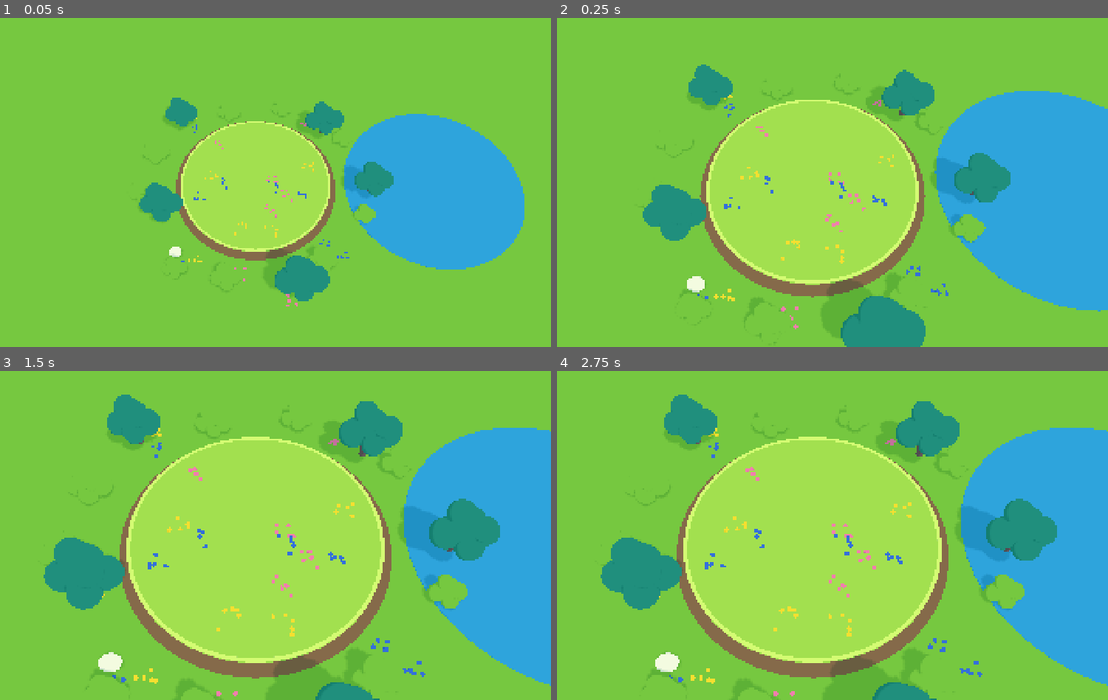
Above: before the commit, frames 1-4 (two rows, left to right).
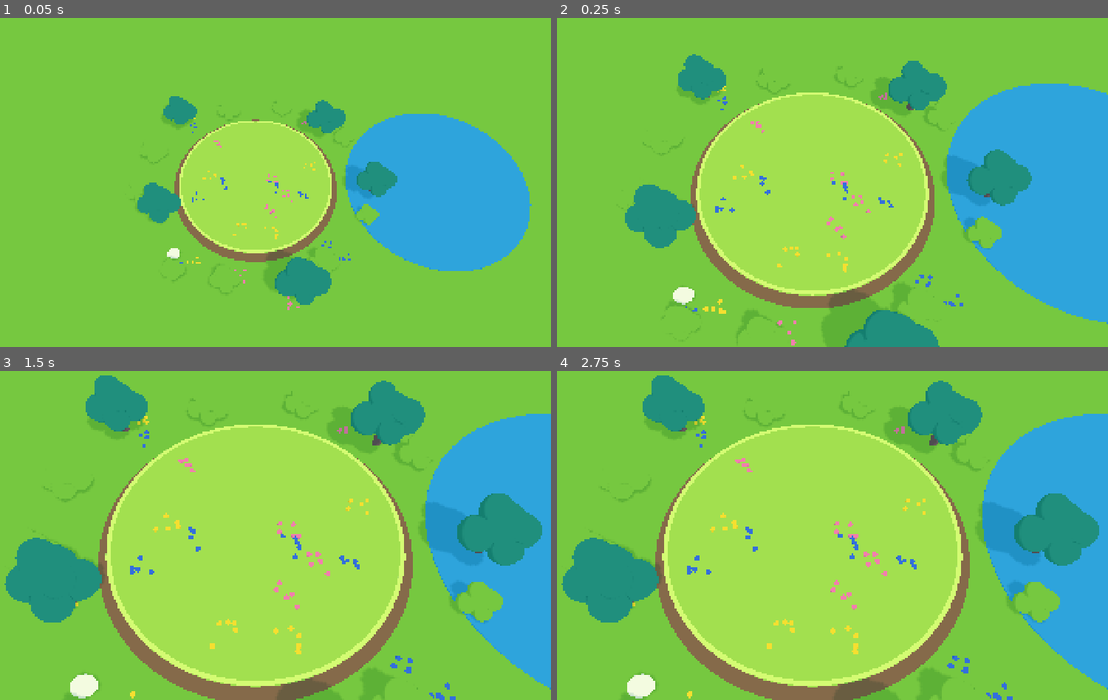
Above: after the commit, the same moments.

Repository: UICHEOL-HWANG/TheBrawlGuys
Game: Godot game, scene res://src/main/main.tscn
Two runs of this game, one before a commit and one after it. Both use one fixed random seed, a clock stepped at 60 frames per second and the inputs below.
Inputs (mouse positions are in pixels of both pictures, inside the frame that each line leads up to):
- Up to frame 1 (0.05 s): no input
- Up to frame 2 (0.25 s): no input
- Up to frame 3 (1.5 s): tap Enter at 0.5 s; move the mouse to (385, 519) at 0.52 s; hold D 0.53-1.25 s; hold Shift 0.53-1.25 s; click (385, 519) at 0.67 s; tap Space at 0.77 s; drag from (137, 551) to (225, 601) at 1.27 s
- Up to frame 4 (2.75 s): tap Space at 2 s; move the mouse to (871, 459) at 2.02 s; hold D from 2.03 s (still down); tap Ctrl at 2.1 s

The runs differ from the first frame. In frame 1, 2.6% of the frame differs, in the area x 24-97%, y 23-89%; in frame 2, 15%; in frame 3, 28%, in the area x 0-100%, y 1-100%; in frame 4, 28%.

Commit message:
feat: add knockback-scaled shake, hit puffs and aspect-aware framing
Co-Authored-By: Claude Sonnet 5.5 <noreply@anthropic.com>

Diff:
--- a/src/render/camera_framing.gd
+++ b/src/render/camera_framing.gd
@@ -3,7 +3,10 @@
 ## Pure framing math for GD-CAM-01: where to look and how far back to stand.
 
 
-static func compute(targets: PackedVector3Array, margin: float, zoom_min: float, zoom_max: float, fov_deg: float) -> Dictionary:
+## x fits the horizontal FOV (vertical FOV widened by the aspect ratio); z is foreshortened by
+## the camera pitch. Defaults (aspect 1, pitch 90) reproduce the old single-extent behavior.
+static func compute(targets: PackedVector3Array, margin: float, zoom_min: float, zoom_max: float,
+		fov_deg: float, aspect: float = 1.0, pitch_deg: float = 90.0) -> Dictionary:
 	if targets.is_empty():
 		return {"center": Vector3.ZERO, "distance": zoom_min}
 	var lo := targets[0]
@@ -11,6 +14,9 @@
 	for p: Vector3 in targets:
 		lo = lo.min(p)
 		hi = hi.max(p)
-	var half_extent := maxf(hi.x - lo.x, hi.z - lo.z) * 0.5 + margin
-	var distance := half_extent / tan(deg_to_rad(fov_deg) * 0.5)
-	return {"center": (lo + hi) * 0.5, "distance": clampf(distance, zoom_min, zoom_max)}
+	var half_x := (hi.x - lo.x) * 0.5 + margin
+	var half_z := (hi.z - lo.z) * 0.5 + margin
+	var t := tan(deg_to_rad(fov_deg) * 0.5)
+	var dist_x := half_x / (t * maxf(aspect, 0.01))
+	var dist_z := half_z * sin(deg_to_rad(pitch_deg)) / t
+	return {"center": (lo + hi) * 0.5, "distance": clampf(maxf(dist_x, dist_z), zoom_min, zoom_max)}
--- a/src/render/camera_rig.gd
+++ b/src/render/camera_rig.gd
@@ -6,6 +6,7 @@
 var _camera: Camera3D
 var _center: Vector3 = Vector3.ZERO
 var _distance: float = 0.0
+var _shake_offset: Vector3 = Vector3.ZERO
 
 
 func setup(config: GameConfig) -> void:
@@ -17,7 +18,10 @@
 
 
 func follow(targets: PackedVector3Array, delta: float) -> void:
-	var frame := CameraFraming.compute(targets, _config.cam_margin, _config.cam_zoom_min, _config.cam_zoom_max, _config.cam_fov)
+	var vp := get_viewport().get_visible_rect().size
+	var aspect := vp.x / maxf(vp.y, 1.0)
+	var frame := CameraFraming.compute(targets, _config.cam_margin, _config.cam_zoom_min,
+			_config.cam_zoom_max, _config.cam_fov, aspect, _config.cam_pitch)
 	var target_center: Vector3 = frame["center"]
 	var target_distance: float = frame["distance"]
 	var k := 1.0 - exp(-_config.cam_smooth * delta)
@@ -28,3 +32,8 @@
 	_camera.fov = _config.cam_fov
 	_camera.position = _center + Vector3(0.0, sin(pitch), cos(pitch)) * _distance
 	_camera.look_at(_center, Vector3.UP)
+	_camera.position += _shake_offset
+
+
+func set_shake_offset(offset: Vector3) -> void:
+	_shake_offset = offset
--- /dev/null
+++ b/src/render/feel/feel_director.gd
@@ -0,0 +1,32 @@
+class_name FeelDirector
+extends Node3D
+## Turns sim events into game feel (design.md §9): hit puffs sized by knockback, screen shake that
+## starts when hitstop ends, a full-strength shake on ring-out. Render-side only.
+
+var _config: GameConfig
+var _camera: CameraRig
+var _shake: ShakeModel
+
+
+func setup(config: GameConfig, camera: CameraRig) -> void:
+	_config = config
+	_camera = camera
+	_shake = ShakeModel.new(config)
+
+
+func on_events(events: Array) -> void:
+	for e: Dictionary in events:
+		match String(e["type"]):
+			"hit":
+				var kb: float = e["knockback"]
+				var spark := HitSpark.new()
+				add_child(spark)
+				spark.play(e["pos"], kb >= _config.spark_large_threshold)
+				_shake.add(kb, float(e["hitstop_ticks"]) / SimTime.TICK_RATE)
+			"ringout":
+				_shake.add(_config.shake_max / maxf(_config.shake_per_knockback, 0.0001), 0.0)
+
+
+func _process(delta: float) -> void:
+	if _shake != null and _camera != null:
+		_camera.set_shake_offset(_shake.update(delta))
--- /dev/null
+++ b/src/render/feel/hit_spark.gd
@@ -0,0 +1,50 @@
+class_name HitSpark
+extends Node3D
+## Hit puff v1 (design.md DS-VFX-01): a soft glow puff that swells and shrinks away; large hits
+## add a burst of petals. Round shapes only (no sharp spark lines). Frees itself when done.
+
+const SMALL_SCALE := 0.6
+const LARGE_SCALE := 1.2
+const START_SCALE := 0.2
+const PETAL_COUNT := 12
+const PETAL_SIZE := 0.08
+const PETAL_SPEED := 4.0
+const PETAL_GRAVITY := Vector3(0, -9.0, 0)
+const PETAL_LIFETIME := 0.6
+const LIFETIME := 0.8
+
+
+func play(at: Vector3, large: bool) -> void:
+	position = at
+	var puff := MeshInstance3D.new()
+	puff.mesh = SphereMesh.new()
+	puff.material_override = ToonMaterials.toon(DS.GLOW)
+	puff.scale = Vector3.ONE * START_SCALE
+	add_child(puff)
+	var peak := LARGE_SCALE if large else SMALL_SCALE
+	var tw := create_tween()
+	tw.tween_property(puff, "scale", Vector3.ONE * peak, DS.MOTION_FAST).set_ease(Tween.EASE_OUT)
+	tw.tween_property(puff, "scale", Vector3.ZERO, DS.MOTION_BASE).set_ease(Tween.EASE_IN)
+	if large:
+		add_child(_petals())
+	get_tree().create_timer(LIFETIME).timeout.connect(queue_free)
+
+
+func _petals() -> CPUParticles3D:
+	var p := CPUParticles3D.new()
+	var petal := SphereMesh.new()
+	petal.radius = PETAL_SIZE
+	petal.height = PETAL_SIZE * 2.0
+	petal.material = ToonMaterials.toon(DS.PETAL_PINK)
+	p.mesh = petal
+	p.amount = PETAL_COUNT
+	p.one_shot = true
+	p.explosiveness = 1.0
+	p.lifetime = PETAL_LIFETIME
+	p.direction = Vector3.UP
+	p.spread = 180.0
+	p.initial_velocity_min = PETAL_SPEED * 0.5
+	p.initial_velocity_max = PETAL_SPEED
+	p.gravity = PETAL_GRAVITY
+	p.emitting = true
+	return p
--- /dev/null
+++ b/src/render/feel/shake_model.gd
@@ -0,0 +1,44 @@
+class_name ShakeModel
+extends RefCounted
+## Screen shake (design.md GD-FEEL-02): amplitude = min(knockback x shake_per_knockback, shake_max),
+## starting when hitstop ends, decaying exponentially. Deterministic sine pattern, no randomness.
+
+## Incommensurate frequencies (Hz) so the offset never settles into a visible loop.
+const FREQ_X := 41.0
+const FREQ_Y := 53.0
+const FREQ_PHASE := 1.3
+
+var _config: GameConfig
+var _amplitude: float = 0.0
+var _time: float = 0.0
+## Pending shakes as Vector2(seconds_until_start, amplitude).
+var _pending: Array[Vector2] = []
+
+
+func _init(p_config: GameConfig) -> void:
+	_config = p_config
+
+
+func add(knockback: float, delay_seconds: float) -> void:
+	var amp := minf(knockback * _config.shake_per_knockback, _config.shake_max)
+	_pending.append(Vector2(delay_seconds, amp))
+
+
+func amplitude() -> float:
+	return _amplitude
+
+
+func update(delta: float) -> Vector3:
+	var still: Array[Vector2] = []
+	for p: Vector2 in _pending:
+		var left := p.x - delta
+		if left <= 0.0:
+			_amplitude = maxf(_amplitude, p.y)
+		else:
+			still.append(Vector2(left, p.y))
+	_pending = still
+	_amplitude *= exp(-_config.shake_decay * delta) if delta > 0.0 else 1.0
+	_time += delta
+	if _amplitude <= 0.0:
+		return Vector3.ZERO
+	return Vector3(sin(_time * FREQ_X), sin(_time * FREQ_Y + FREQ_PHASE), 0.0) * _amplitude
--- a/tests/unit/test_camera_framing.gd
+++ b/tests/unit/test_camera_framing.gd
@@ -25,3 +25,25 @@
 	assert_eq(CameraFraming.compute(far, 0.0, 10.0, 40.0, 40.0)["distance"], 40.0)
 	var near := PackedVector3Array([Vector3.ZERO, Vector3(0.1, 0, 0)])
 	assert_eq(CameraFraming.compute(near, 0.0, 10.0, 40.0, 40.0)["distance"], 10.0)
+
+
+func test_wide_aspect_fits_x_with_less_distance() -> void:
+	var pts := PackedVector3Array([Vector3(-4, 0, 0), Vector3(4, 0, 0)])
+	var square := CameraFraming.compute(pts, 0.0, 0.0, 1000.0, 90.0, 1.0, 90.0)
+	var wide := CameraFraming.compute(pts, 0.0, 0.0, 1000.0, 90.0, 2.0, 90.0)
+	assert_almost_eq(square["distance"], 4.0, 0.0001)
+	assert_almost_eq(wide["distance"], 2.0, 0.0001, "horizontal half-FOV tangent doubles")
+
+
+func test_pitch_shrinks_depth_extent() -> void:
+	var pts := PackedVector3Array([Vector3(0, 0, -4), Vector3(0, 0, 4)])
+	var f := CameraFraming.compute(pts, 0.0, 0.0, 1000.0, 90.0, 1.0, 30.0)
+	assert_almost_eq(f["distance"], 4.0 * sin(deg_to_rad(30.0)), 0.0001)
+
+
+func test_launched_fighter_stays_framed_with_default_limits() -> void:
+	var c := GameConfig.new()
+	# a fighter 15 m past a 10 m arena edge, the other at the far edge
+	var pts := PackedVector3Array([Vector3(25, 0, 0), Vector3(-10, 0, 0)])
+	var f := CameraFraming.compute(pts, c.cam_margin, c.cam_zoom_min, c.cam_zoom_max, c.cam_fov, 16.0 / 9.0, c.cam_pitch)
+	assert_lt(f["distance"], c.cam_zoom_max, "not clamped: the whole spread fits")
--- /dev/null
+++ b/tests/unit/test_shake_model.gd
@@ -0,0 +1,35 @@
+extends GutTest
+
+
+func test_amplitude_scales_with_knockback_and_caps() -> void:
+	var c := GameConfig.new()
+	var s := ShakeModel.new(c)
+	s.add(10.0, 0.0)
+	s.update(0.0)
+	assert_almost_eq(s.amplitude(), 10.0 * c.shake_per_knockback, 0.0001)
+	var big := ShakeModel.new(c)
+	big.add(1000.0, 0.0)
+	big.update(0.0)
+	assert_almost_eq(big.amplitude(), c.shake_max, 0.0001)
+
+
+func test_shake_waits_for_hitstop_then_decays() -> void:
+	var c := GameConfig.new()
+	var s := ShakeModel.new(c)
+	s.add(20.0, 0.1)
+	s.update(0.05)
+	assert_eq(s.amplitude(), 0.0, "still in hitstop")
+	s.update(0.06)
+	var start := s.amplitude()
+	assert_gt(start, 0.0)
+	s.update(0.5)
+	assert_lt(s.amplitude(), start * 0.1, "exponential decay")
+
+
+func test_offset_is_zero_without_shake_and_bounded_with_it() -> void:
+	var c := GameConfig.new()
+	var s := ShakeModel.new(c)
+	assert_eq(s.update(0.016), Vector3.ZERO)
+	s.add(1000.0, 0.0)
+	for i: int in 30:
+		assert_true(s.update(0.016).length() <= c.shake_max * 1.5)
Not shown, added: src/render/feel/feel_director.gd.uid
Not shown, added: src/render/feel/hit_spark.gd.uid
Not shown, added: src/render/feel/shake_model.gd.uid
Not shown, added: tests/unit/test_shake_model.gd.uid
